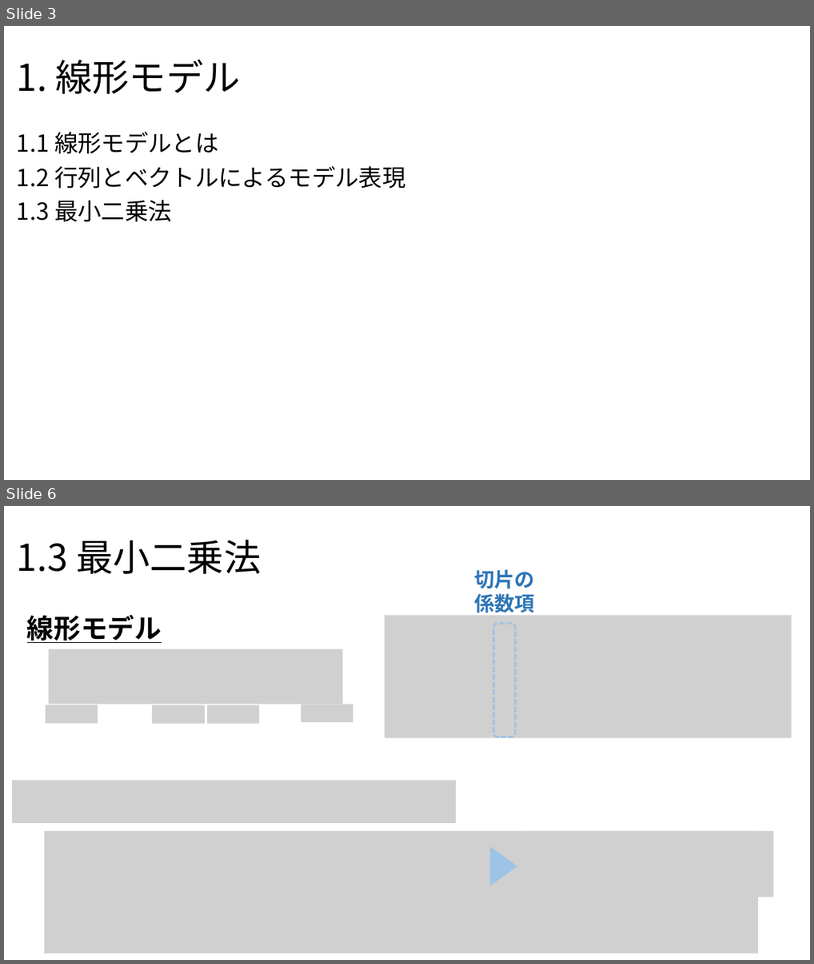
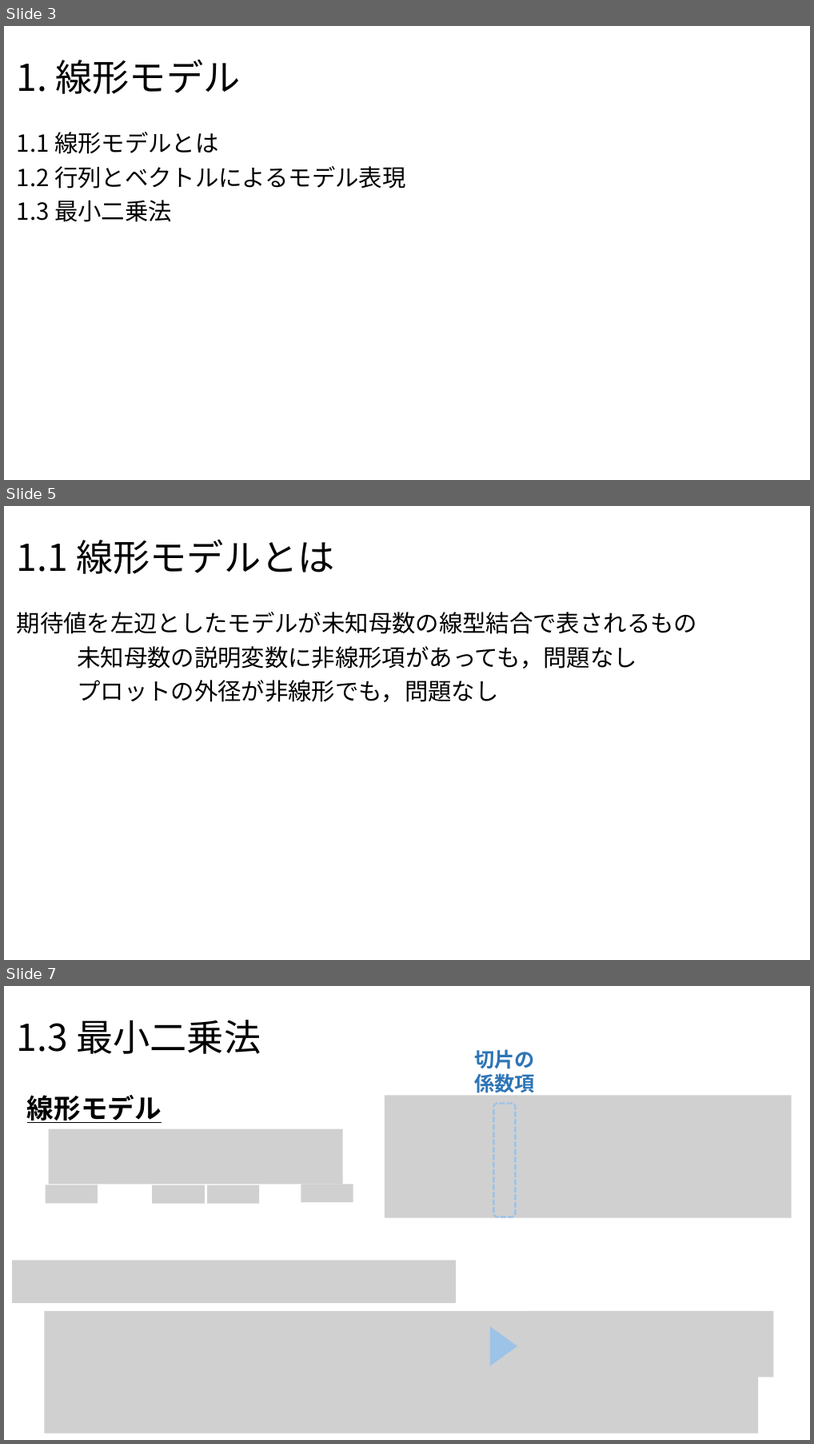
Before and after one commit to Yoshifumi14/stats, a slide deck: statistics2.pptx. Shown one above the other, each under a label of ours: slides 3 and 6 before the commit, slides 3, 5 and 7 after it; the slides between them are not shown. The pictures are 814x964 and 814x1444 pixels, drawn with LibreOffice and Linux fonts; fonts in the diff are those of the drawing; grey boxes stand for pictures. Boxes give left, top, right and bottom in pixels: in the first picture for what was removed or moved away, otherwise in the second. Text is boxed around its words. In the diff, an @@ line names an element or a change of style, - is before the commit and + after.

```diff
--- a/statistics2.pptx
+++ b/statistics2.pptx
@@ slide 5 added at [4, 506, 810, 960], background #FFFFFF @@
@@ title added at [17, 540, 334, 574], 44 pt, text #000000 @@
+1.1 線形モデルとは
@@ text added at [17, 612, 698, 702], 28 pt, text #000000 @@
+期待値を左辺としたモデルが未知母数の線型結合で表されるもの
+未知母数の説明変数に非線形項があっても，問題なし
+プロットの外径が非線形でも，問題なし
@@ what was slide 6 is now slide 7 @@
```
Also in this commit, not shown: 3 slides changed, 1 other slide added.
